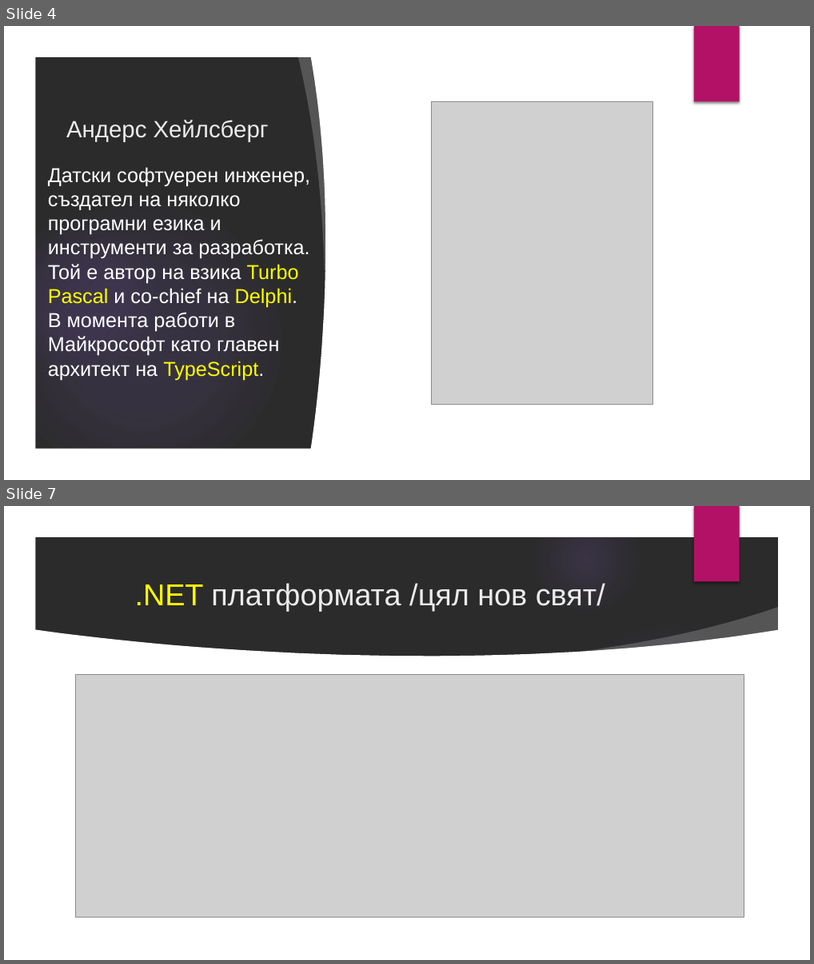
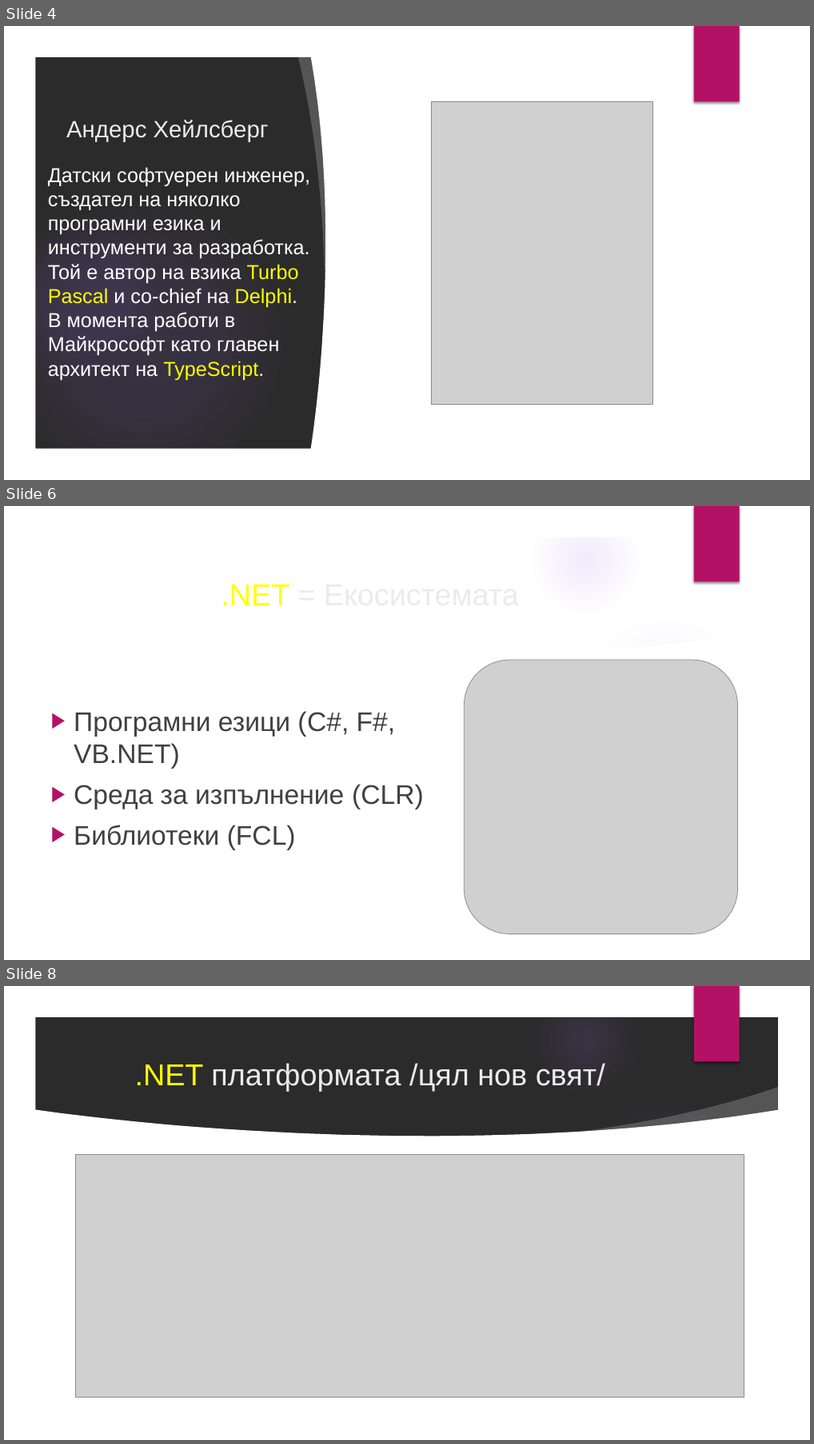
Before and after one commit to velizar92/CSharp-Programming-Presentations, a slide deck: C# Basics.pptx. Shown one above the other, each under a label of ours: slides 4 and 7 before the commit, slides 4, 6 and 8 after it; the slides between them are not shown. The pictures are 814x964 and 814x1444 pixels, drawn with LibreOffice and Linux fonts; fonts in the diff are those of the drawing; grey boxes stand for pictures; background and template pictures are left out; a plain dark background stands for a picture behind light text. Boxes give left, top, right and bottom in pixels: in the first picture for what was removed or moved away, otherwise in the second. Text is boxed around its words. In the diff, an @@ line names an element or a change of style, - is before the commit and + after.

```diff
--- a/C# Basics.pptx
+++ b/C# Basics.pptx
@@ slide 6 added at [4,506,810,960], background picture (left out); not listed: 9 template elements that a slide beside it also shows @@
@@ title added at [221,584,290,605], 36 pt, text #EBEBEB @@
+.NET = Екосистемата
@@ picture added at [464,660,738,934] @@
@@ text added at [74,711,424,850], 32 pt, text #404040 @@
+▶ Програмни езици (C#, F#, VB.NET)
+▶ Среда за изпълнение (CLR)
+▶ Библиотеки (FCL)
@@ what was slide 7 is now slide 8 @@
```
Also in this commit, not shown: 5 slides changed, 7 other slides added, 1 slide removed.
